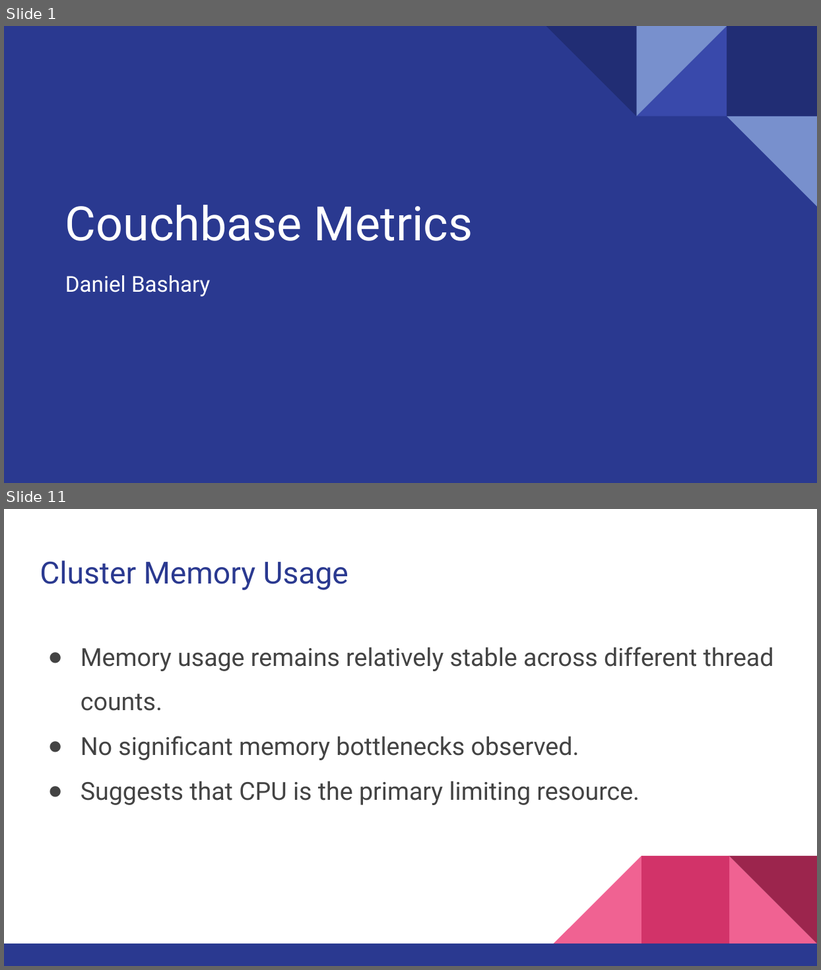
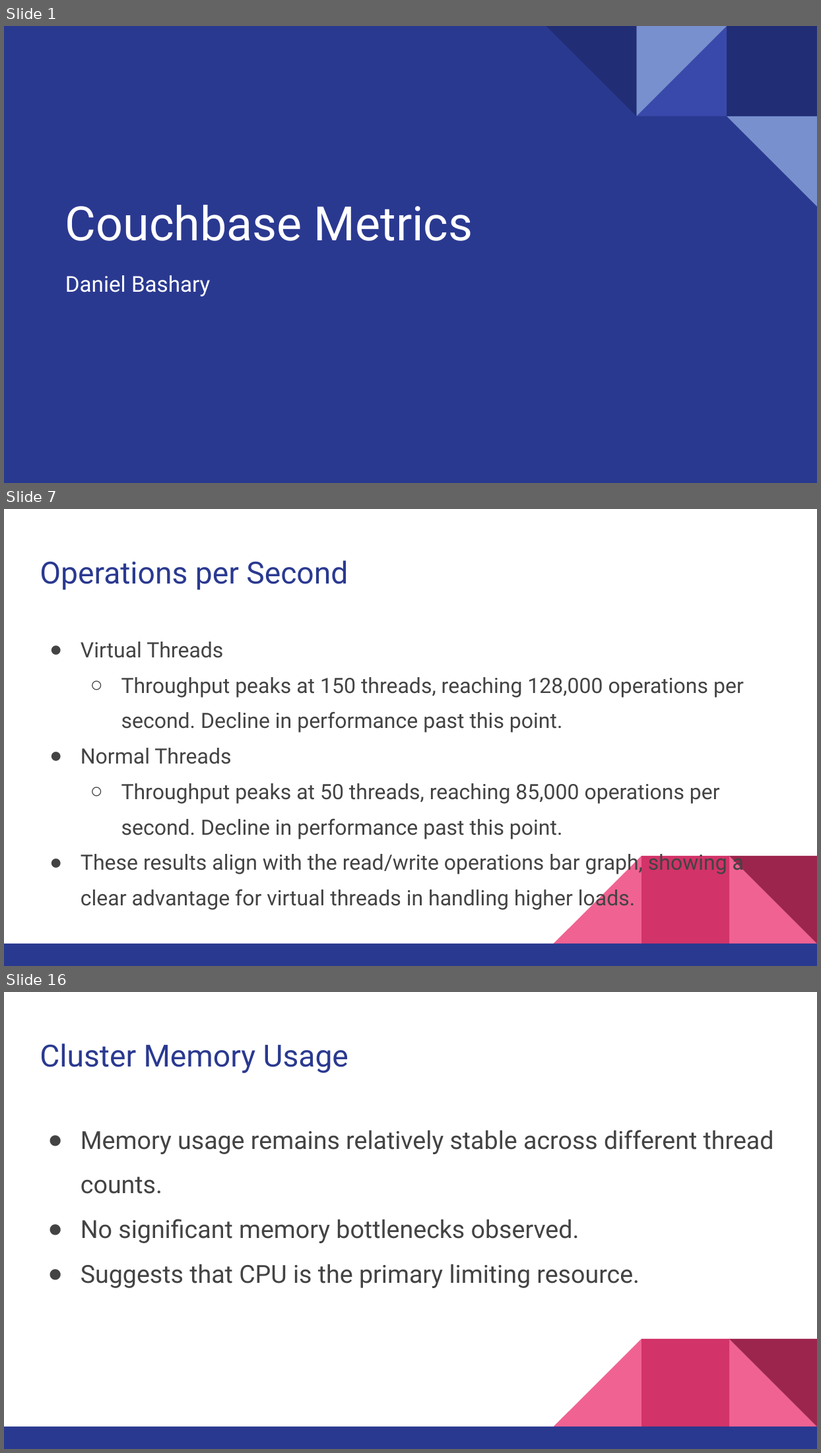
Before and after one commit to DanielBashary/concurrency-benchmark, a slide deck: Couchbase Metrics.pptx. Shown one above the other, each under a label of ours: slides 1 and 11 before the commit, slides 1, 7 and 16 after it; the slides between them are not shown. The pictures are 821x970 and 821x1453 pixels, drawn with LibreOffice and Linux fonts; fonts in the diff are those of the drawing. Boxes give left, top, right and bottom in pixels: in the first picture for what was removed or moved away, otherwise in the second. Text is boxed around its words. In the diff, an @@ line names an element or a change of style, - is before the commit and + after.

```diff
--- a/Couchbase Metrics.pptx
+++ b/Couchbase Metrics.pptx
@@ slide 7 added at (4, 509, 817, 966), background #FFFFFF; not listed: 5 template elements that a slide beside it also shows @@
@@ title added at (40, 560, 348, 590), 27 pt, text #2A3990 @@
+Operations per Second
@@ text added at (81, 642, 744, 911), 18.7 pt, text #434343 @@
+● Virtual Threads
+  ○ Throughput peaks at 150 threads, reaching 128,000 operations per second. Decline in performance past this point.
+● Normal Threads
+  ○ Throughput peaks at 50 threads, reaching 85,000 operations per second. Decline in performance past this point.
+● These results align with the read/write operations bar graph, showing a clear advantage for virtual threads in handling higher loads.
@@ what was slide 11 is now slide 16 @@
```
Also in this commit, not shown: 4 slides changed, 6 other slides added, 2 slides removed, 5 other files.
